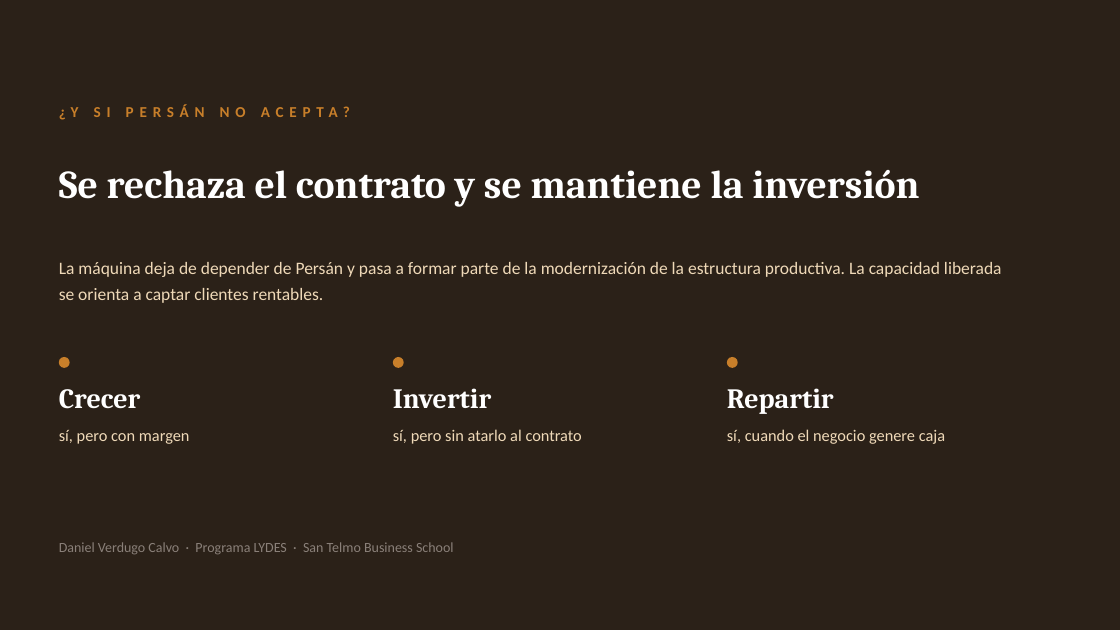
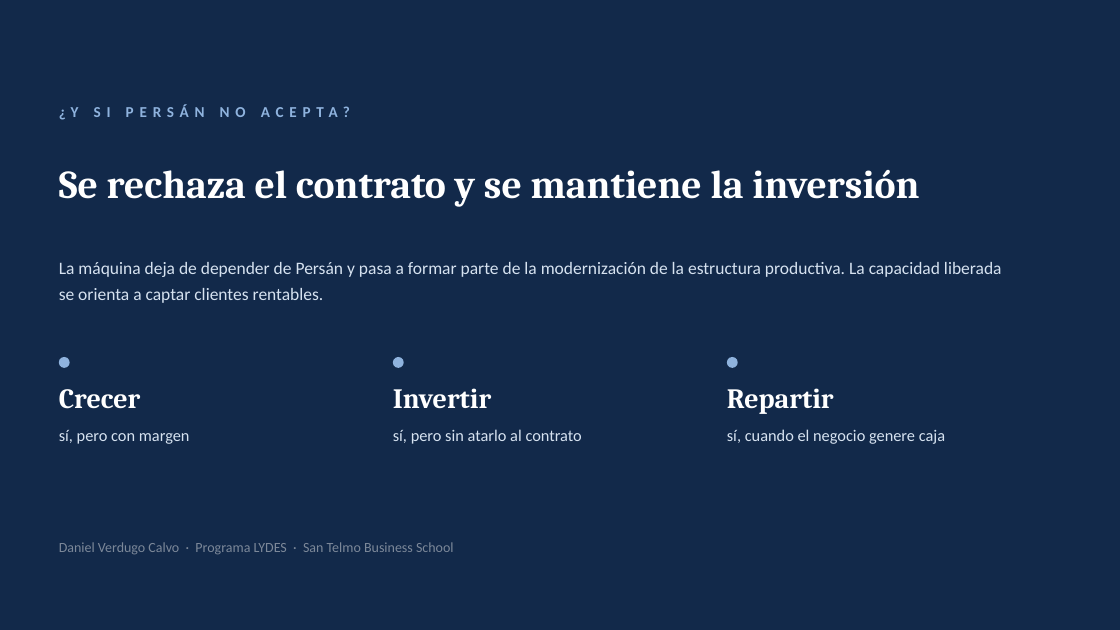
Before and after one commit to daniverdugocal-dot/DANISANTELMO, a slide deck: slide 12 of Alcopalet_Defensa.pptx. Drawn at 1120x630 pixels with LibreOffice and Linux fonts; fonts in the diff are those of the drawing. Boxes give left, top, right and bottom in pixels: in the first picture for what was removed or moved away, otherwise in the second. Text is boxed around its words. In the diff, an @@ line names an element or a change of style, - is before the commit and + after.

```diff
--- a/Alcopalet_Defensa.pptx
+++ b/Alcopalet_Defensa.pptx
@@ background #2B2118 to #12294A @@
@@ text "¿Y SI PERSÁN NO ACEPTA?" at bbox=[59, 104, 350, 120]: text colour #C87F2A to #8FB3DE @@
@@ fill #C87F2A to #8FB3DE in 3 elements at bbox=[59, 357, 70, 368], bbox=[393, 357, 404, 368], bbox=[727, 357, 738, 368] @@
@@ text colour #EFD9B8 to #D6E2F0 in 4 elements at bbox=[59, 262, 1002, 303], bbox=[59, 430, 190, 444], bbox=[393, 429, 582, 444], bbox=[727, 429, 945, 444] @@
@@ text "Daniel Verdugo Calvo · Programa ..." at bbox=[59, 542, 454, 554]: text colour #8A8079 to #7C8899 @@
```
Also in this commit, not shown: 11 other slides changed, 1 other file.
